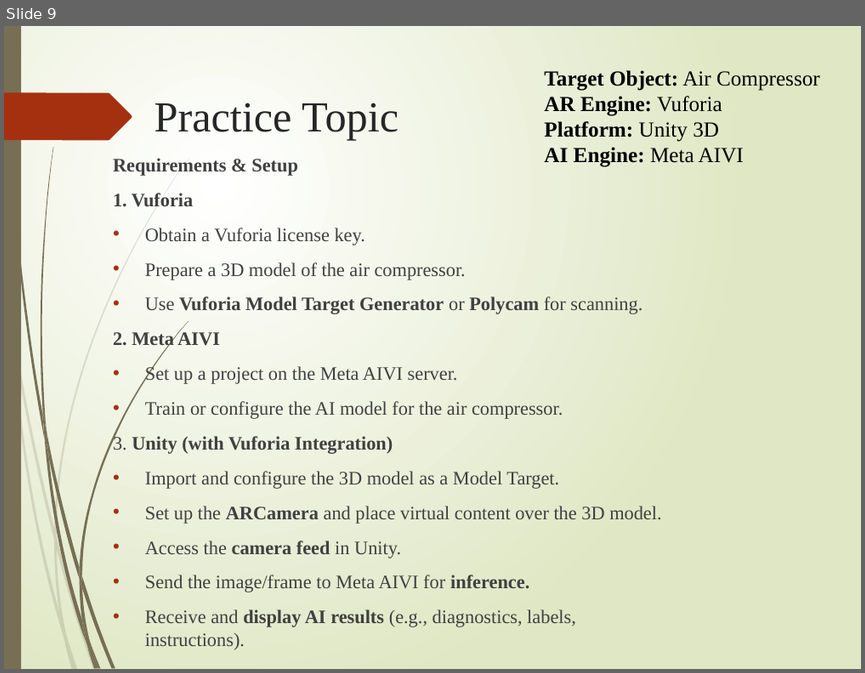
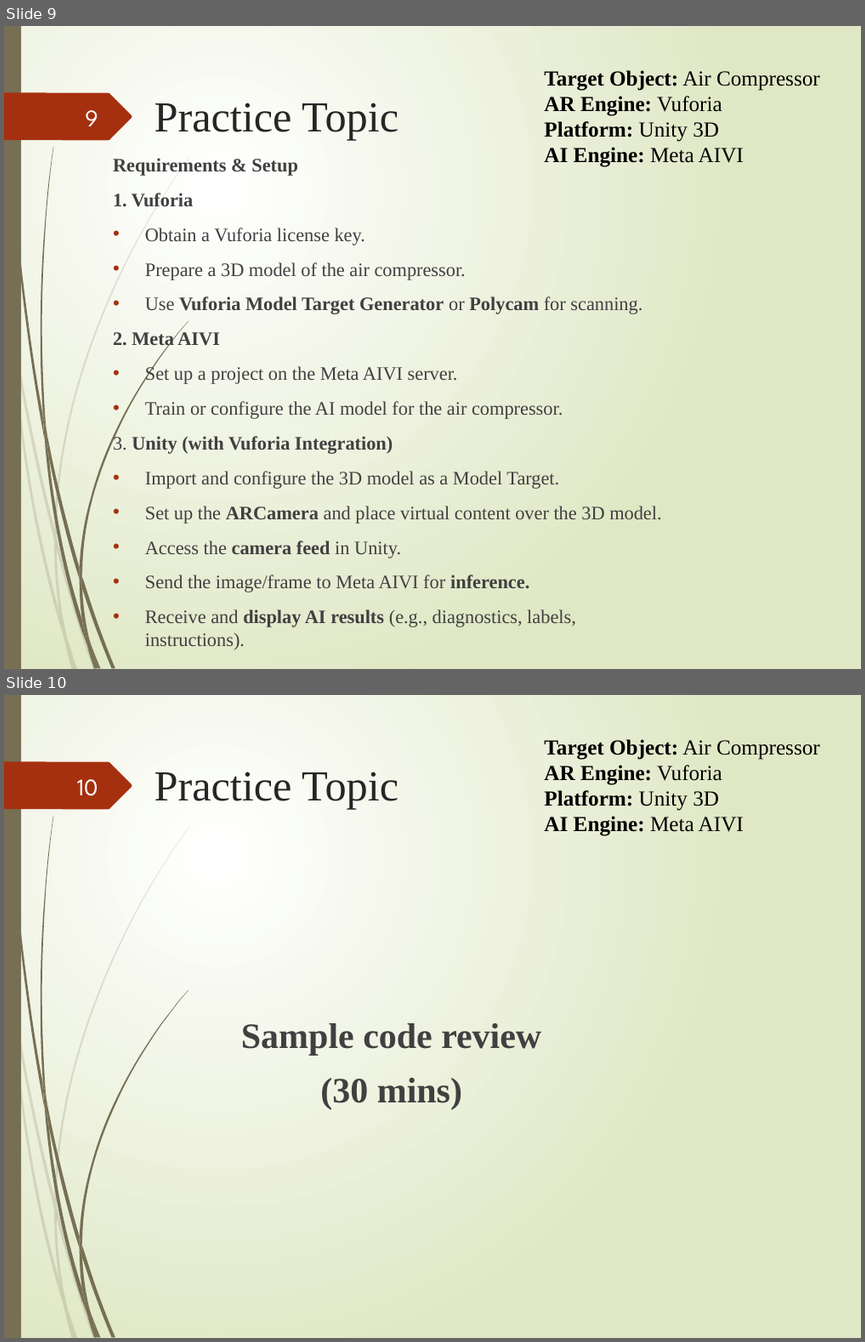
Before and after one commit to SOLOMON-Corporation/Unity-Vuforia-META-aivi, a slide deck: Vuforia_Unity_MetaAIVI_Intro_Presentation.pptx. Shown one above the other, each under a label of ours: slide 9 before the commit, slides 9 and 10 after it. The pictures are 865x673 and 865x1342 pixels, drawn with LibreOffice and Linux fonts; fonts in the diff are those of the drawing. Boxes give left, top, right and bottom in pixels: in the first picture for what was removed or moved away, otherwise in the second. Text is boxed around its words. In the diff, an @@ line names an element or a change of style, - is before the commit and + after.

```diff
--- a/Vuforia_Unity_MetaAIVI_Intro_Presentation.pptx
+++ b/Vuforia_Unity_MetaAIVI_Intro_Presentation.pptx
@@ slide 10 added at (4,695,861,1338), background gradient #FFFFFF to #DFE8C4; not listed: 24 template elements that a slide beside it also shows @@
@@ text added at (544,739,820,836), 18 pt, text #000000, bold @@
+Target Object: Air Compressor
+AR Engine: Vuforia
+Platform: Unity 3D
+AI Engine: Meta AIVI
@@ page number added at (77,779,98,796), 20 pt, text #FEFFFF @@
+10
@@ title added at (154,771,398,809), 36 pt, text #262626 @@
+Practice Topic
@@ text added at (241,1023,541,1109), 30 pt, text #404040, bold @@
+Sample code review
+(30 mins)
@@ slide 9 changed as well @@
@@ page number added at (85,110,98,126), 20 pt, text #FEFFFF @@
+9
```
Also in this commit, not shown: 11 other slides changed.
